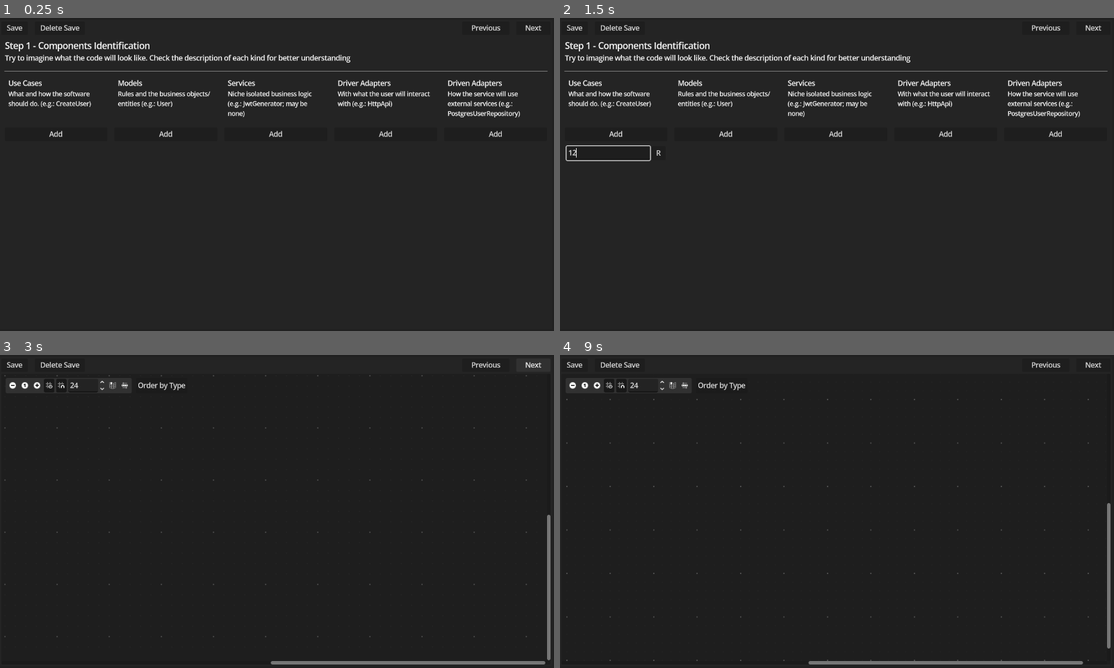
Above: before the commit, frames 1-4 (two rows, left to right).
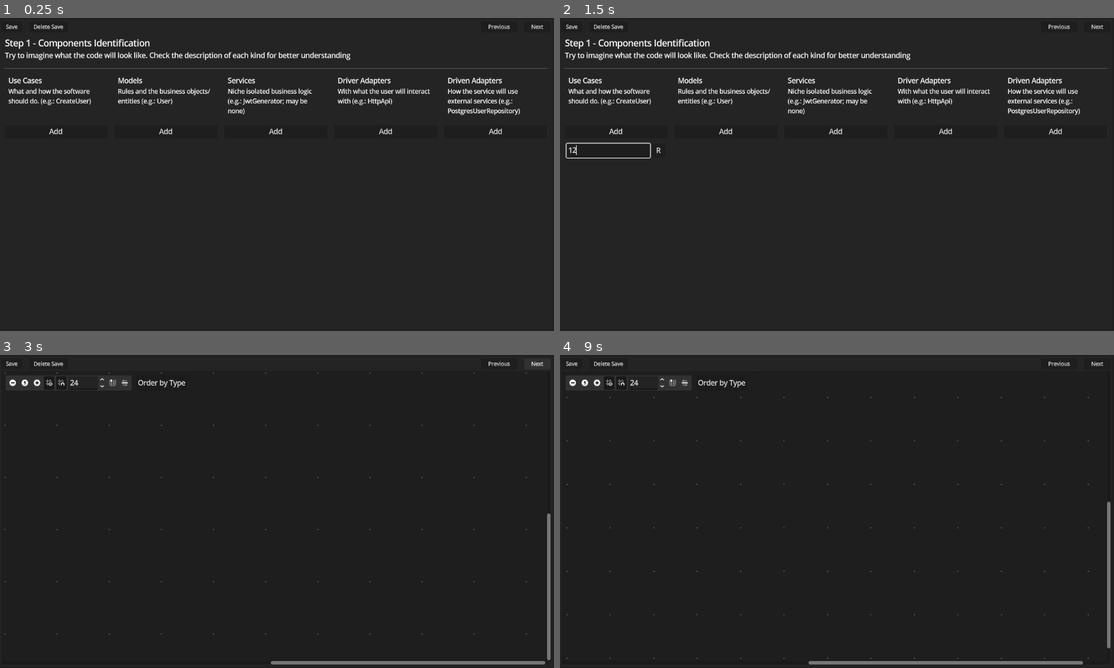
Above: after the commit, the same moments.

Repository: neoRandom/architecture-scaffolding
Game: Godot game, scene res://main.tscn
Two runs of this game, one before a commit and one after it. Both use one fixed random seed, a clock stepped at 60 frames per second and the inputs below.
Inputs (mouse positions are in pixels of both pictures, inside the frame that each line leads up to; where the layout moved, square brackets give the same spot in the first picture):
- Up to frame 1 (0.25 s): no input
- Up to frame 2 (1.5 s): click "Add" at 0.5 s; click (609, 152) at 1.27 s; type "12" at 1.35 s
- Up to frame 3 (3 s): click "R" at 2 s; click "Next" at 2.75 s
- Up to frame 4 (9 s): click "Next" at 3.5 s; click "Previous" at 4.25 s; click "Previous" at 5 s; click "Add" at 5.75 s; click "R" at 6.5 s; click "Previous" at 7.25 s; click "Next" at 8 s; click (571, 383) [571, 386] at 8.75 s

The runs differ from the first frame. In frame 1, 5.3% of the frame differs, in the area x 0-99%, y 2-38%; in frame 2, 5.6%, in the area x 0-99%, y 2-46%; in frame 3, 0.8%; in frame 4, 0.8%.

Commit message:
feat: add confirmation before delete save

Diff:
--- a/scaffold.gd
+++ b/scaffold.gd
@@ -2,8 +2,10 @@
 extends PanelContainer
 
 @onready var saved_label: Label = %SavedLabel
+@onready var delete_confirmation_pop_up_container: CenterContainer = %DeleteConfirmationPopUpContainer
 
 func _ready() -> void:
+	delete_confirmation_pop_up_container.visible = false
 	saved_label.visible = false
 
 	DataStore.data_saved.connect(
@@ -17,10 +19,19 @@
 	DataStore.save_data()
 
 func _on_delete_save_button_pressed() -> void:
-	DataStore.delete_save()
+	delete_confirmation_pop_up_container.visible = true
 
 func _on_previous_button_pressed() -> void:
 	Command.next_step_required.emit(true)
 
 func _on_next_button_pressed() -> void:
 	Command.next_step_required.emit(false)
+
+
+func _on_confirm_delete_button_pressed() -> void:
+	DataStore.delete_save()
+	delete_confirmation_pop_up_container.visible = false
+
+
+func _on_cancel_delete_button_pressed() -> void:
+	delete_confirmation_pop_up_container.visible = false
--- a/scaffold.tscn
+++ b/scaffold.tscn
@@ -7,6 +7,9 @@
 
 [sub_resource type="StyleBoxFlat" id="StyleBoxFlat_bd7uj"]
 bg_color = Color(0.14117648, 0.14117648, 0.14117648, 1)
+
+[sub_resource type="StyleBoxFlat" id="StyleBoxFlat_310pg"]
+bg_color = Color(0.1254902, 0.1254902, 0.1254902, 1)
 
 [node name="Scaffold" type="PanelContainer" unique_id=949884121]
 anchors_preset = 15
@@ -45,15 +48,18 @@
 [node name="SaveButton" type="Button" parent="MarginContainer/PanelContainer/VBoxContainer/MarginContainer2/HBoxContainer" unique_id=158302800]
 layout_mode = 2
 size_flags_horizontal = 0
+theme_override_font_sizes/font_size = 12
 text = "  Save  "
 
 [node name="SavedLabel" type="Label" parent="MarginContainer/PanelContainer/VBoxContainer/MarginContainer2/HBoxContainer" unique_id=2109084000]
 unique_name_in_owner = true
 layout_mode = 2
+theme_override_font_sizes/font_size = 12
 text = "Data Saved!"
 
 [node name="DeleteSaveButton" type="Button" parent="MarginContainer/PanelContainer/VBoxContainer/MarginContainer2/HBoxContainer" unique_id=640431494]
 layout_mode = 2
+theme_override_font_sizes/font_size = 12
 text = "  Delete Save  "
 
 [node name="Gap" type="Control" parent="MarginContainer/PanelContainer/VBoxContainer/MarginContainer2/HBoxContainer" unique_id=1894082829]
@@ -62,10 +68,12 @@
 
 [node name="PreviousButton" type="Button" parent="MarginContainer/PanelContainer/VBoxContainer/MarginContainer2/HBoxContainer" unique_id=1340787441]
 layout_mode = 2
+theme_override_font_sizes/font_size = 12
 text = "    Previous    "
 
 [node name="NextButton" type="Button" parent="MarginContainer/PanelContainer/VBoxContainer/MarginContainer2/HBoxContainer" unique_id=68750172]
 layout_mode = 2
+theme_override_font_sizes/font_size = 12
 text = "    Next    "
 
 [node name="MarginContainer" type="MarginContainer" parent="MarginContainer/PanelContainer/VBoxContainer" unique_id=487964463]
@@ -75,7 +83,55 @@
 theme_override_constants/margin_right = 4
 theme_override_constants/margin_bottom = 4
 
+[node name="DeleteConfirmationPopUpContainer" type="CenterContainer" parent="." unique_id=1780206773]
+unique_name_in_owner = true
+visible = false
+layout_mode = 2
+
+[node name="PanelContainer" type="PanelContainer" parent="DeleteConfirmationPopUpContainer" unique_id=591712401]
+layout_mode = 2
+theme_override_styles/panel = SubResource("StyleBoxFlat_310pg")
+
+[node name="MarginContainer" type="MarginContainer" parent="DeleteConfirmationPopUpContainer/PanelContainer" unique_id=802074410]
+layout_mode = 2
+theme_override_constants/margin_left = 8
+theme_override_constants/margin_top = 8
+theme_override_constants/margin_right = 8
+theme_override_constants/margin_bottom = 8
+
+[node name="VBoxContainer" type="VBoxContainer" parent="DeleteConfirmationPopUpContainer/PanelContainer/MarginContainer" unique_id=1686733127]
+layout_mode = 2
+
+[node name="Label2" type="Label" parent="DeleteConfirmationPopUpContainer/PanelContainer/MarginContainer/VBoxContainer" unique_id=994607638]
+layout_mode = 2
+theme_override_font_sizes/font_size = 18
+text = "Delete Save"
+
+[node name="Label" type="Label" parent="DeleteConfirmationPopUpContainer/PanelContainer/MarginContainer/VBoxContainer" unique_id=329227358]
+layout_mode = 2
+theme_override_font_sizes/font_size = 14
+text = "Are you sure? This action is irreversible."
+
+[node name="Gap" type="Control" parent="DeleteConfirmationPopUpContainer/PanelContainer/MarginContainer/VBoxContainer" unique_id=1801960222]
+custom_minimum_size = Vector2(0, 16)
+layout_mode = 2
+
+[node name="HBoxContainer" type="HBoxContainer" parent="DeleteConfirmationPopUpContainer/PanelContainer/MarginContainer/VBoxContainer" unique_id=2057517969]
+layout_mode = 2
+alignment = 2
+
+[node name="ConfirmDeleteButton" type="Button" parent="DeleteConfirmationPopUpContainer/PanelContainer/MarginContainer/VBoxContainer/HBoxContainer" unique_id=981851904]
+layout_mode = 2
+theme_override_colors/font_color = Color(1, 0, 0, 1)
+text = "   Confirm   "
+
+[node name="CancelDeleteButton" type="Button" parent="DeleteConfirmationPopUpContainer/PanelContainer/MarginContainer/VBoxContainer/HBoxContainer" unique_id=636147431]
+layout_mode = 2
+text = "   Cancel   "
+
 [connection signal="pressed" from="MarginContainer/PanelContainer/VBoxContainer/MarginContainer2/HBoxContainer/SaveButton" to="." method="_on_save_button_pressed"]
 [connection signal="pressed" from="MarginContainer/PanelContainer/VBoxContainer/MarginContainer2/HBoxContainer/DeleteSaveButton" to="." method="_on_delete_save_button_pressed"]
 [connection signal="pressed" from="MarginContainer/PanelContainer/VBoxContainer/MarginContainer2/HBoxContainer/PreviousButton" to="." method="_on_previous_button_pressed"]
 [connection signal="pressed" from="MarginContainer/PanelContainer/VBoxContainer/MarginContainer2/HBoxContainer/NextButton" to="." method="_on_next_button_pressed"]
+[connection signal="pressed" from="DeleteConfirmationPopUpContainer/PanelContainer/MarginContainer/VBoxContainer/HBoxContainer/ConfirmDeleteButton" to="." method="_on_confirm_delete_button_pressed"]
+[connection signal="pressed" from="DeleteConfirmationPopUpContainer/PanelContainer/MarginContainer/VBoxContainer/HBoxContainer/CancelDeleteButton" to="." method="_on_cancel_delete_button_pressed"]
